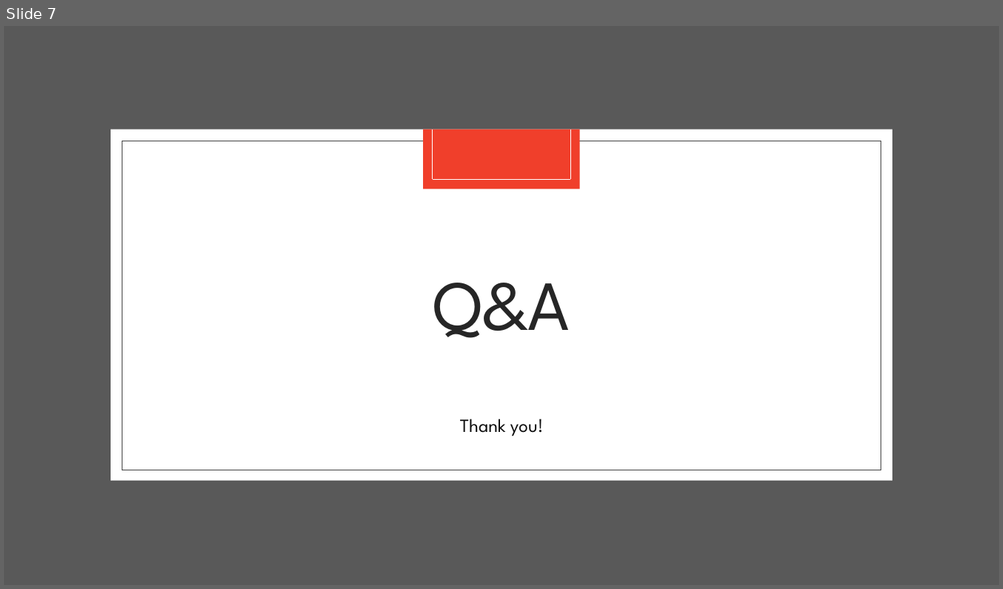
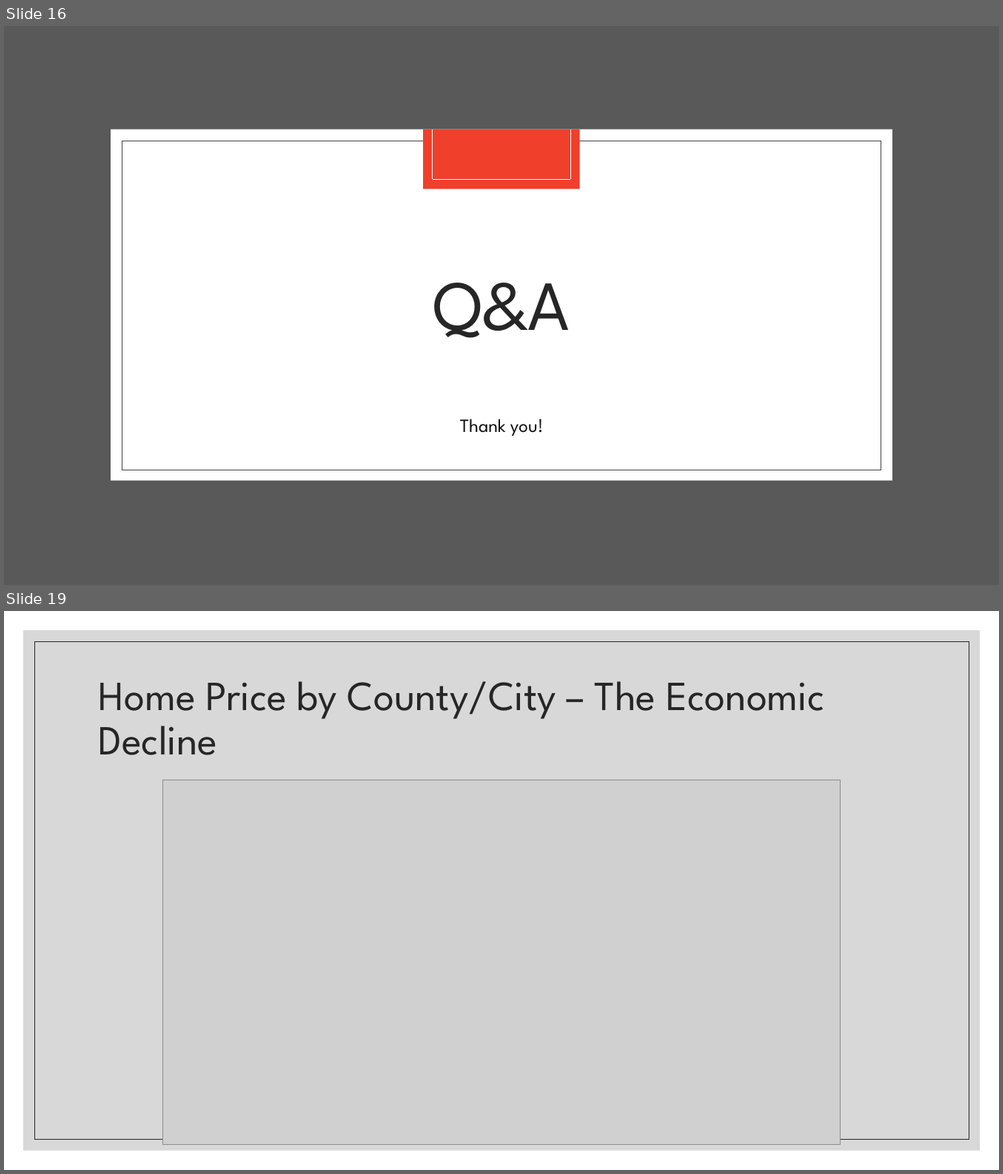
Before and after one commit to yanthedeveloper/Project1, a slide deck: Project 1 Div 101 Updated Slides.pptx. Shown one above the other, each under a label of ours: slide 7 before the commit, slides 16 and 19 after it; the slides between them are not shown. The pictures are 1003x589 and 1003x1174 pixels, drawn with LibreOffice and Linux fonts; fonts in the diff are those of the drawing; grey boxes stand for pictures. Boxes give left, top, right and bottom in pixels: in the first picture for what was removed or moved away, otherwise in the second. Text is boxed around its words. In the diff, an @@ line names an element or a change of style, - is before the commit and + after.

```diff
--- a/Project 1 Div 101 Updated Slides.pptx
+++ b/Project 1 Div 101 Updated Slides.pptx
@@ slide 19 added at (4, 611, 999, 1170), background #FFFFFF @@
@@ rectangle added at (23, 630, 980, 1151), fill #BFBFBF at 60% opacity @@
@@ rectangle added at (34, 641, 969, 1140), outline #262626 0.5 pt @@
@@ title added at (99, 681, 824, 755), 40 pt, text #262626 @@
+Home Price by County/City – The Economic Decline
@@ picture added at (163, 780, 840, 1145) @@
@@ what was slide 7 is now slide 16 @@
```
Also in this commit, not shown: 2 slides changed, 15 other slides added, 3 slides removed, 1 other file.
